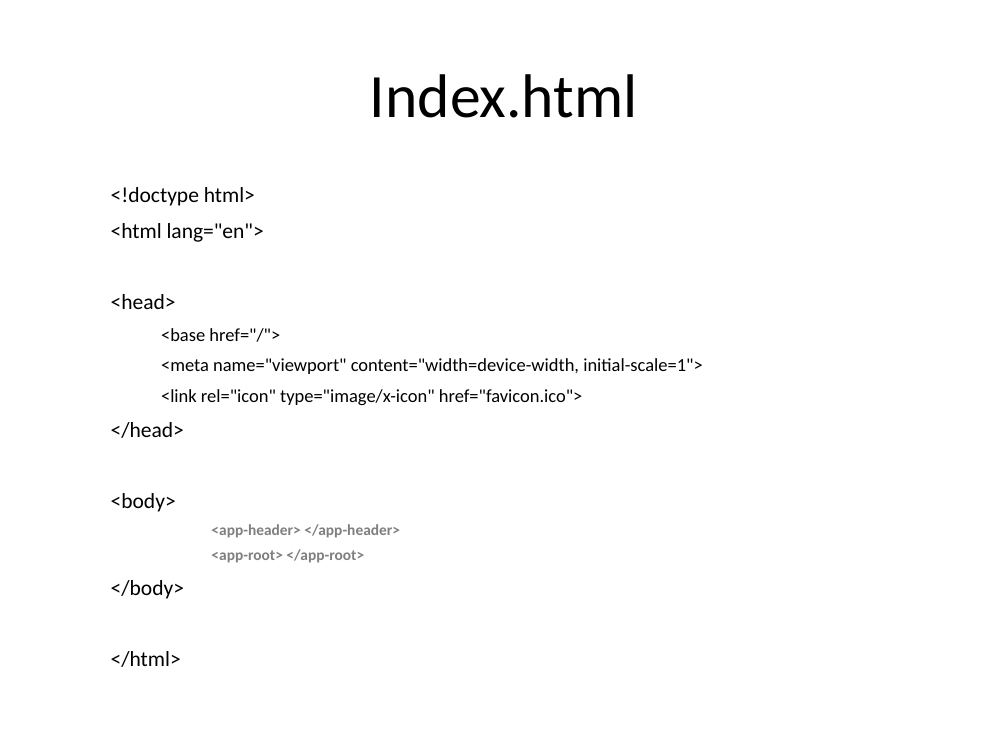
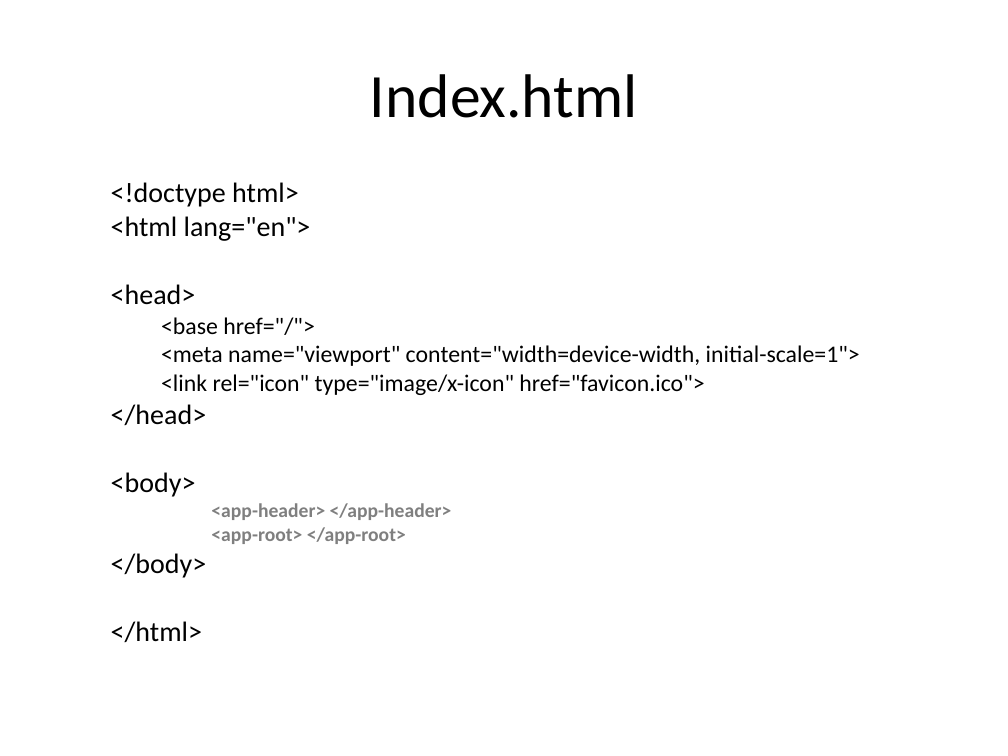
Before and after one commit to vishnumvn/AngularJS_Tut, a slide deck: slide 187 of Materials/Angular_Module01.ppt. Drawn at 1008x756 pixels with LibreOffice and Linux fonts; fonts in the diff are those of the drawing. Boxes give left, top, right and bottom in pixels: in the first picture for what was removed or moved away, otherwise in the second. Text is boxed around its words. In the diff, an @@ line names an element or a change of style, - is before the commit and + after.

```diff
--- a/Materials/Angular_Module01.ppt
+++ b/Materials/Angular_Module01.ppt
@@ text "<!doctype html>" at <box>111,182,860,544</box>: size 15.4 to 20 pt in "<!doctype html>", "<html lang="en">", "<head>", "</head>" and 3 more places; size 13.2 to 17 pt in "<base href="/">", "<meta name="viewport" content="width=device-width, initial-s ...", "<link rel="icon" type="image/x-icon" href="favicon.ico">"; size 11 to 14 pt in "<app-header> </app-header>", "<app-root> </app-root>"; line spacing 1 to 0.8; less space between paragraphs @@
```
Also in this commit, not shown: 6 other slides changed, 32 other files.
